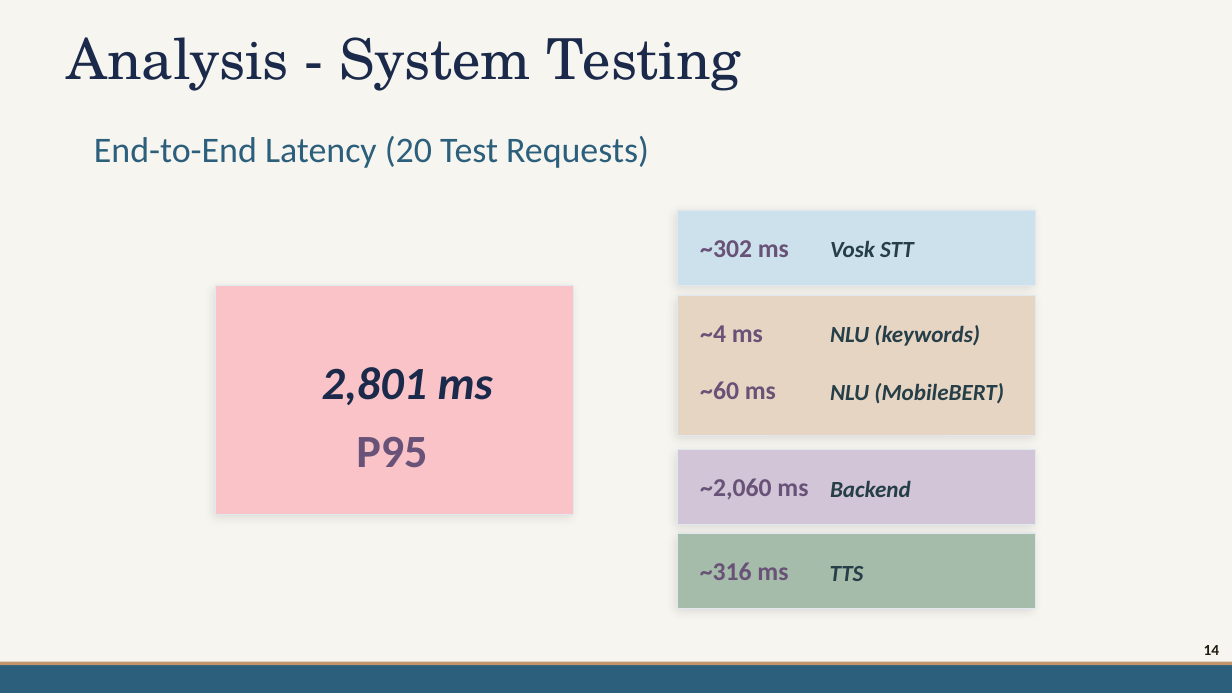
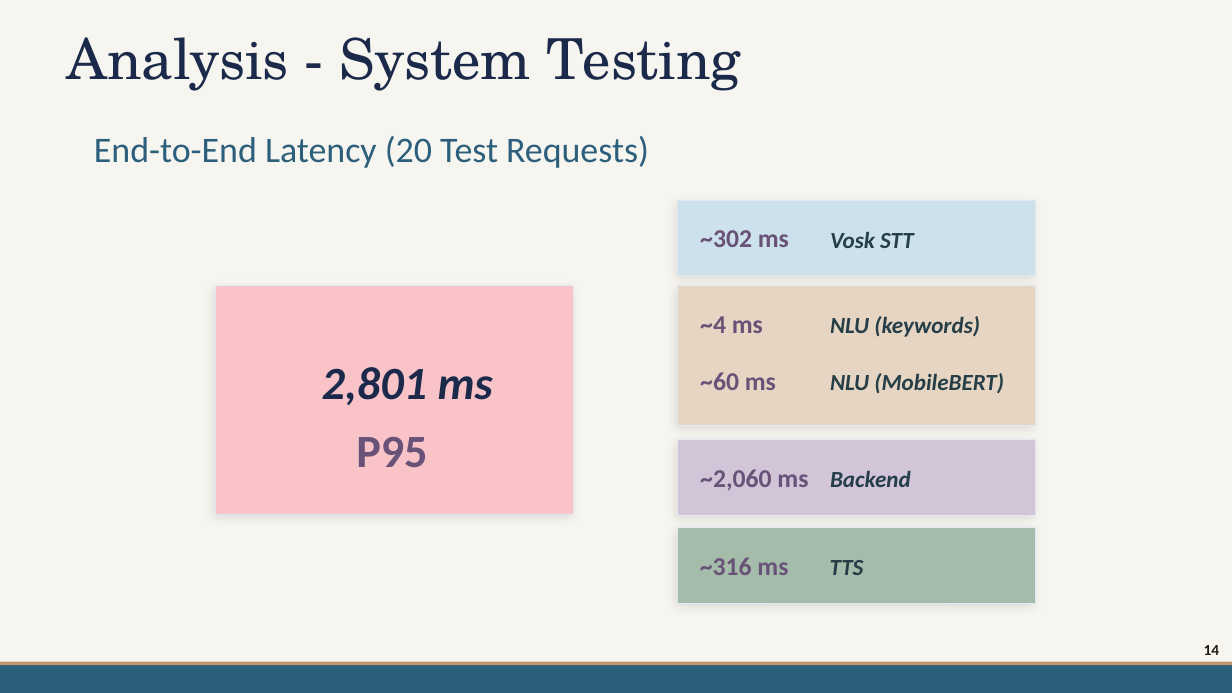
Before and after one commit to mdpw/msc-research, a slide deck: slide 14 of documents/Viva Presentation.pptx. Drawn at 1232x693 pixels with LibreOffice and Linux fonts; fonts in the diff are those of the drawing; background and template pictures are left out. Boxes give left, top, right and bottom in pixels: in the first picture for what was removed or moved away, otherwise in the second. Text is boxed around its words. In the diff, an @@ line names an element or a change of style, - is before the commit and + after.

```diff
--- a/documents/Viva Presentation.pptx
+++ b/documents/Viva Presentation.pptx
@@ 8 texts, 3 rectangles: place and size @@
-8 texts, 3 rectangles at <box>677,210,1035,525</box>
+8 texts, 3 rectangles at <box>677,201,1035,516</box>
@@ 2 texts, 1 rectangle: place and size @@
-2 texts, 1 rectangle at <box>677,533,1035,609</box>
+2 texts, 1 rectangle at <box>677,528,1035,604</box>
```
Also in this commit, not shown: 6 other slides changed.
